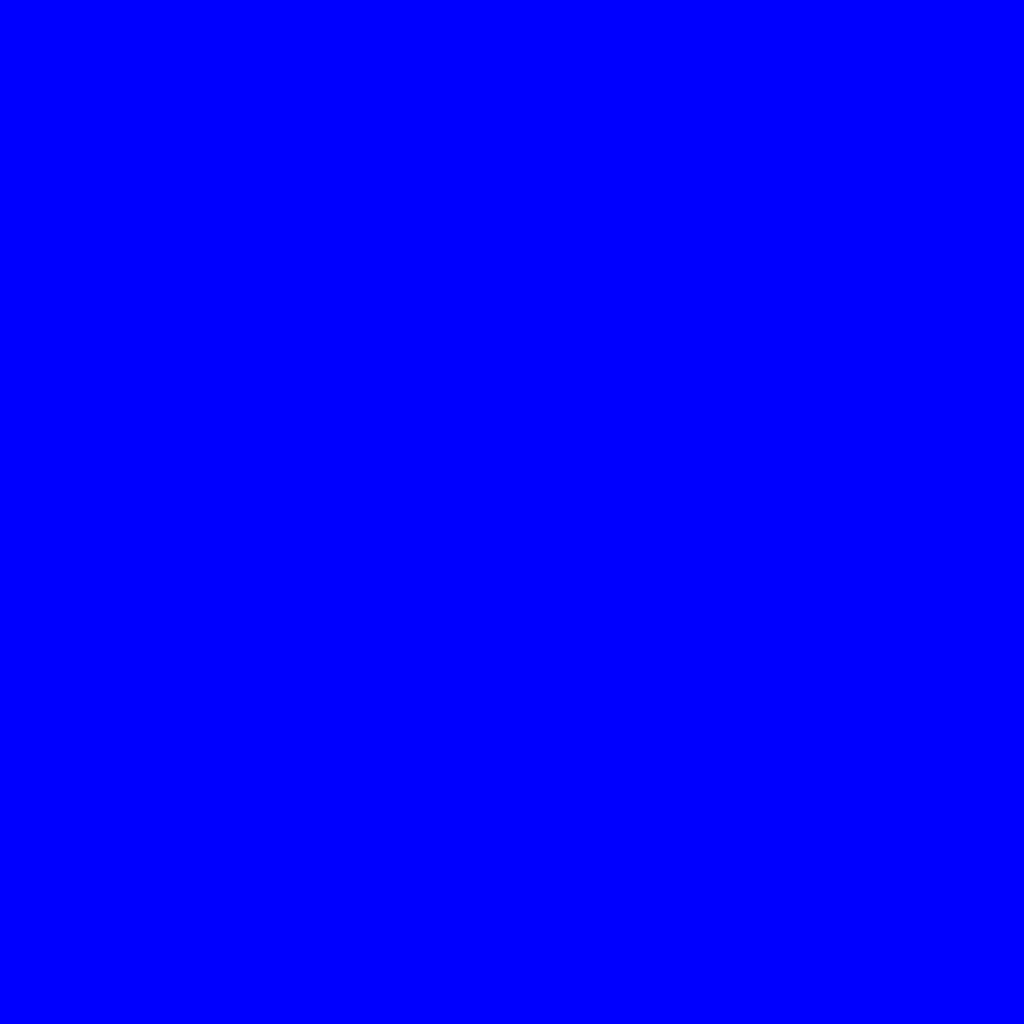
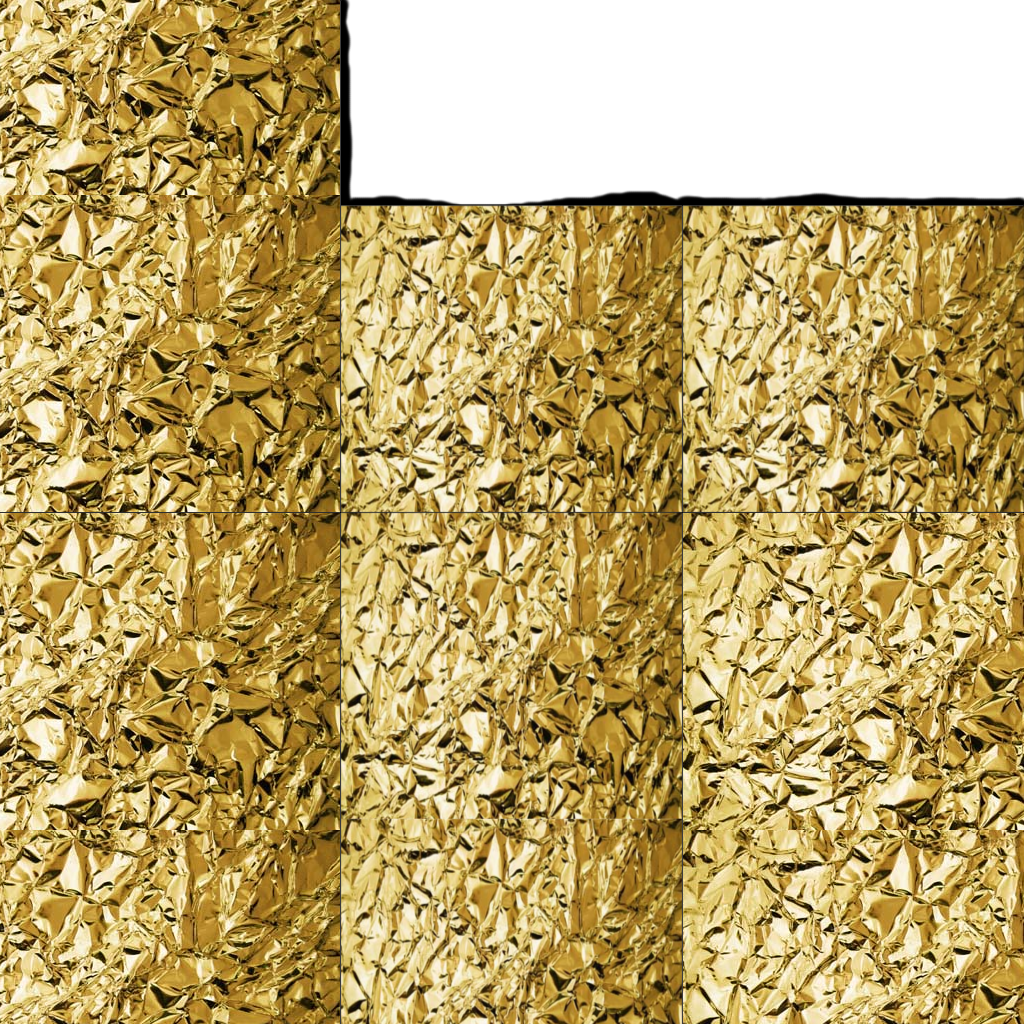
The second 1024px x 1024px image is a revision of the first. Changes to its layers:
removed layer "Layer" over [0, 0, 1024, 1024]
removed layer "satbus.png" over [0, 0, 1024, 1024]
added layer "Relleno Metal" above "Relleno bordes" over [0, 0, 1024, 1024]
added layer "Relleno bordes" above "basicsatbus.png" over [0, 0, 1024, 1024]
added layer "basicsatbus.png" over [0, 0, 1024, 1024]
